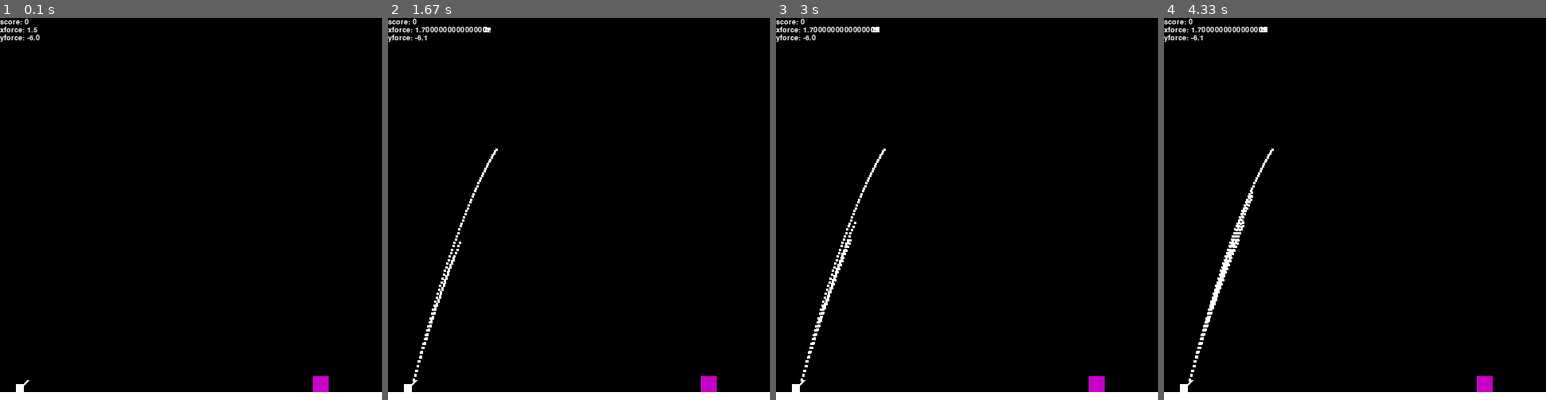
Above: before the commit, frames 1-4 (left to right).
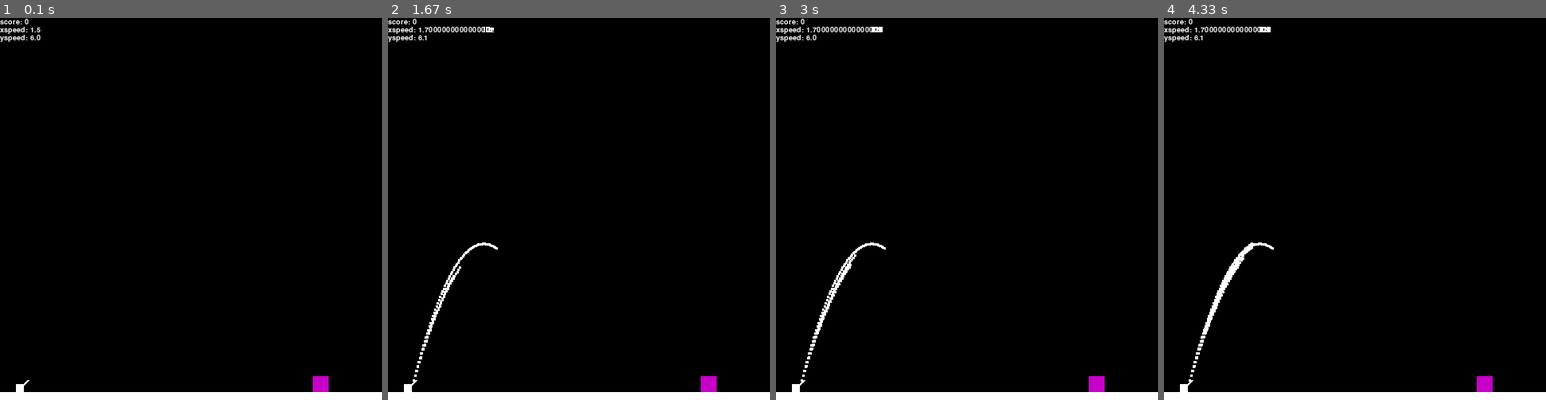
Above: after the commit, the same moments.

Repository: Marko0513/PyGame
Game: pygame game, started from cannon.py
Two runs of this game, one before a commit and one after it. Both use one fixed random seed, a clock stepped at 60 frames per second and the inputs below.
Inputs:
- Up to frame 1 (0.1 s): no input
- Up to frame 2 (1.67 s): hold Space 0.33-0.8 s; hold Right 0.33-0.8 s; hold Right 0.83-1.3 s; tap Space at 0.9, 1.2, 1.4 s; hold Up 1.33-1.63 s
- Up to frame 3 (3 s): hold Right 1.67-2.13 s; tap Space at 1.73, 2.03, 2.23, 2.53, 2.8 s; hold Left 2.17-2.7 s; hold Down from 2.73 s (still down)
- Up to frame 4 (4.33 s): release Down at 3.03 s; hold Left 3.07-3.47 s; tap Space at 3.13, 3.57, 3.97, 4.27 s; hold Up 3.5-3.87 s; hold Right from 3.9 s (still down)

The runs differ from the first frame. In frame 1, 0.2% of the frame differs, in the area x 1-11%, y 2-7%; in frame 2, 0.9%; in frame 3, 1.1%; in frame 4, 1.3%, in the area x 1-29%, y 2-95%.

Commit message:
Rename force to speed and add equation comments to core of simulation.

Diff:
--- a/cannon.py
+++ b/cannon.py
@@ -52,8 +52,8 @@
 
 def redraw():
     """Redraw screen and settings."""
-    global ball, xforce, yforce
-    ball, xforce, yforce = None, 1.5, -6.0
+    global ball, xspeed, yspeed
+    ball, xspeed, yspeed = None, 1.5, -6.0
 
     screen.fill(black)
     pygame.draw.line(screen, white, (0, 475), (480, 475), 11)
@@ -82,15 +82,15 @@
         # Handle user input.
 
         if event.key == K_SPACE:
-            ball = (30.0, 460.0, xforce, yforce)
+            ball = (30.0, 460.0, xspeed, yspeed)
         elif event.key == K_UP:
-            yforce -= 0.1
+            yspeed -= 0.1
         elif event.key == K_DOWN:
-            yforce += 0.1
+            yspeed += 0.1
         elif event.key == K_RIGHT:
-            xforce += 0.1
+            xspeed += 0.1
         elif event.key == K_LEFT:
-            xforce -= 0.1
+            xspeed -= 0.1
         elif event.key == K_r:
             redraw();
         elif event.key == K_q:
@@ -102,9 +102,9 @@
 
         east, south, right, down = ball
 
-        down += 0.05
-        east += right
-        south += down
+        down += 0.1   # gravity
+        east += right # xf = v * t + xi
+        south += down # south_final = down_pixels/frame * 1_frame + south_initial
 
         ball = (east, south, right, down)
 
@@ -131,8 +131,8 @@
 
     pygame.draw.rect(screen, black, (0, 0, 120, 30))
     scoredisplay = font.render('score: ' + str(score), True, white)
-    xdisplay = font.render('xforce: ' + str(xforce), True, white)
-    ydisplay = font.render('yforce: ' + str(yforce), True, white)
+    xdisplay = font.render('xspeed: ' + str(xspeed), True, white)
+    ydisplay = font.render('yspeed: ' + str(-yspeed), True, white)
     screen.blit(scoredisplay, (0, 0))
     screen.blit(xdisplay, (0, 10))
     screen.blit(ydisplay, (0, 20))
